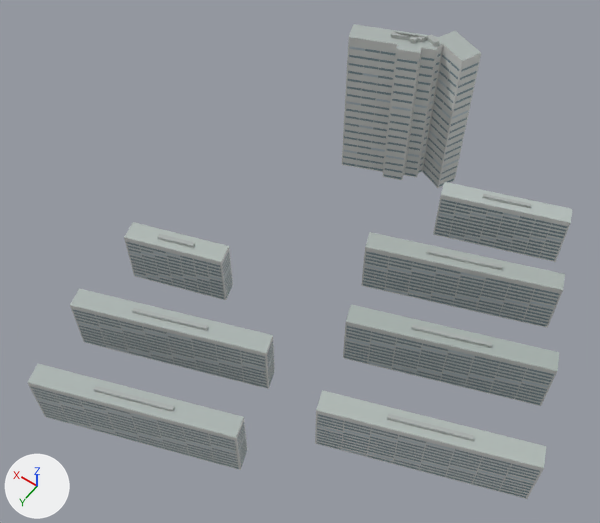
Two versions of the glTF model assets/re/apt-a13790929.glb, one commit apart.
Rendered twice from a camera (50 mm lens) standing at (-132.0, 235.0, 401.0) and looking at (26.0, 15.0, 55.0). The lights are fixed; the arrows at lower left show +X, +Y and +Z. The older version comes first. Where no turn or scale is listed for an object, it has been applied to the vertices. Vertices at exactly the same position are counted once.

In view in the first picture: 'apt-a13790929'.
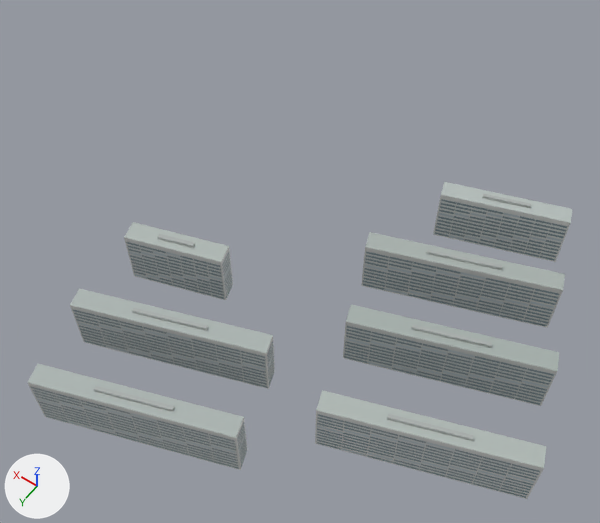
Where the newer file only moved an object's origin or applied its transform, the numbers keep the older frame.

Pixel boxes (x1, y1, x2, y2) of what changed, in the pictures (600 x 523 px):
'apt-a13790929', reshaped (33% shorter)
    before: (27, 24, 572, 499)
    after: (27, 182, 572, 499)
part 1 of me_mesh_0, deleted
    before: (342, 24, 481, 188)

Diff of the bpy script that builds the scene:
```diff
--- a/assets/re/apt-a13790929.glb.py
+++ b/assets/re/apt-a13790929.glb.py
@@ me_mesh_0 @@
 # used by ob_apt_a13790929; location = (0.0, 0.0, 53.0)
-me_mesh_0.from_pydata(...)  # 7244 vertices, 3881 faces; spans x -129.0..129.0, y -144.0..144.0, z -53.0..53.0
+me_mesh_0.from_pydata(...)  # 5568 vertices, 2868 faces; spans x -129.0..129.0, y -121.0..144.0, z -53.0..-15.0
+# me_mesh_0 part 1: 376 loose pieces with 1676 vertices, spanning x 7.0..80.0, y -144.0..-104.0, z -53.0..53.0, are deleted
+# other edits to the shape of me_mesh_0 do not show in these pictures
 me_mesh_0.materials.append(mat_mineral_facade)
```
